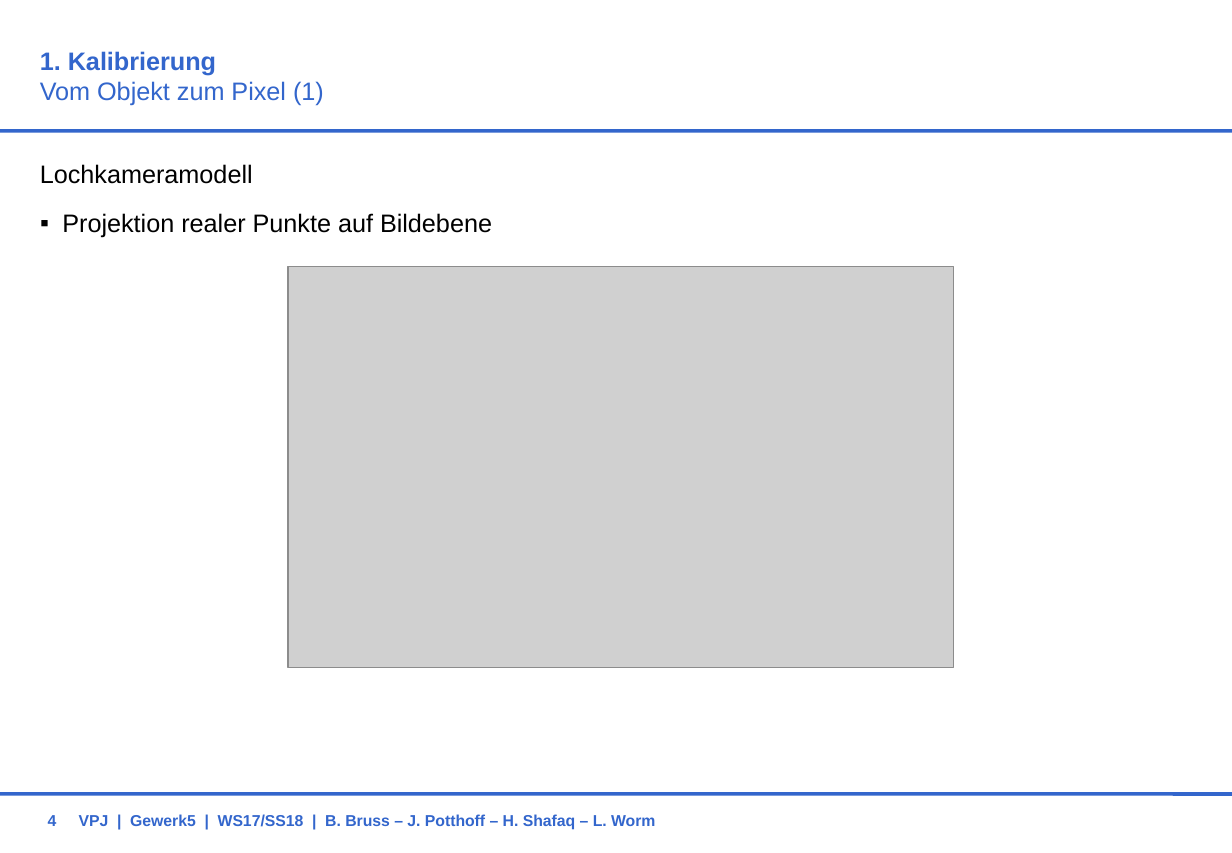
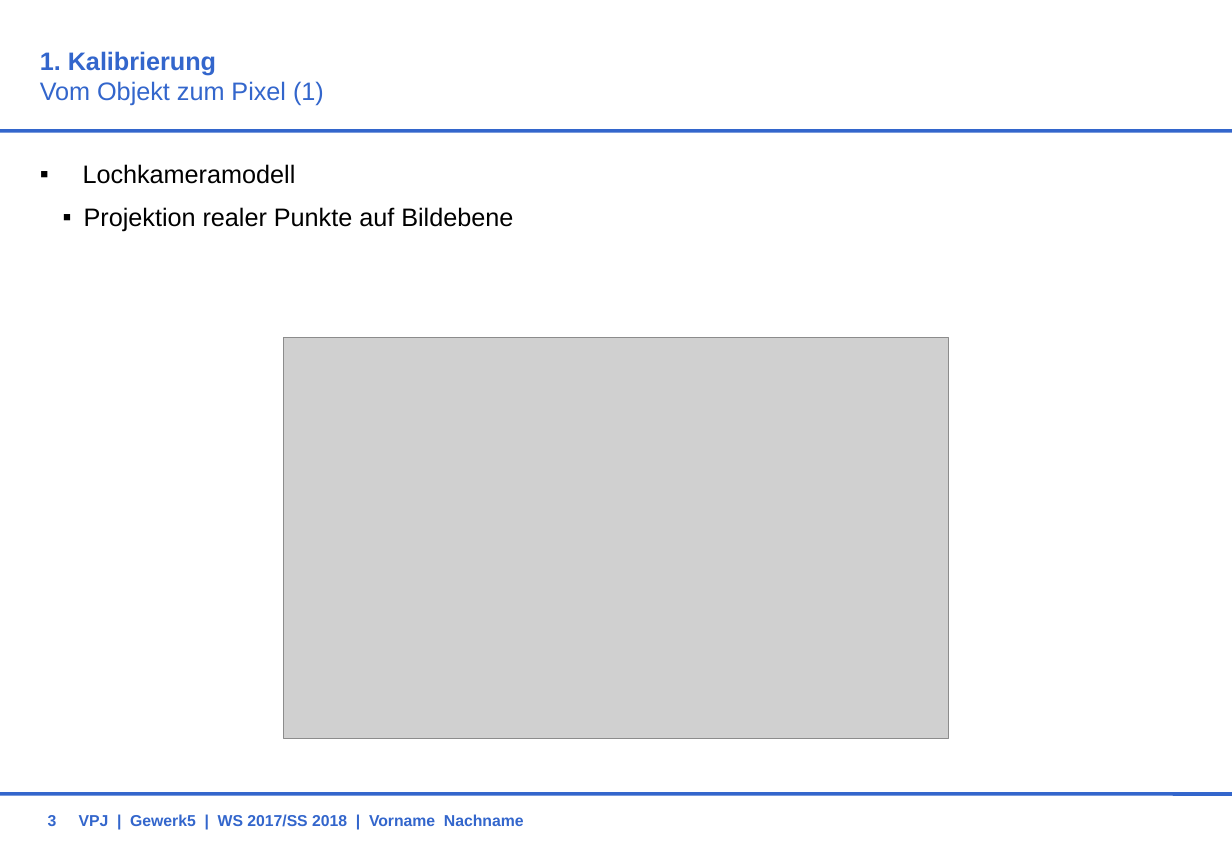
Before and after one commit to BBRUSS/VPJW17G5, a slide deck: slide 3 of 11_Orga/KonzeptG5.ppt (slide 4 before the commit). Drawn at 1232x853 pixels with LibreOffice and Linux fonts; fonts in the diff are those of the drawing; grey boxes stand for pictures; background and template pictures are left out. Boxes give left, top, right and bottom in pixels: in the first picture for what was removed or moved away, otherwise in the second. Text is boxed around its words. In the diff, an @@ line names an element or a change of style, - is before the commit and + after.

```diff
--- a/11_Orga/KonzeptG5.ppt
+++ b/11_Orga/KonzeptG5.ppt
@@ text "Lochkameramodell" at [83, 164, 513, 232]: bullet none to ▪; list level 2 to 3 in "Projektion realer Punkte auf Bildebene" @@
@@ picture: place and size @@
-picture at [288, 267, 952, 667]
+picture at [283, 338, 948, 738]
@@ page number at [48, 815, 57, 826]: text changed @@
-4
+3
@@ text at [79, 814, 524, 827]: text changed @@
-VPJ | Gewerk5 | WS17/SS18 | B. Bruss – J. Potthoff – H. Shafaq – L. Worm
+VPJ | Gewerk5 | WS 2017/SS 2018 | Vorname Nachname
```
Also in this commit, not shown: 7 other slides changed, 3 slides added, 7 slides removed.
